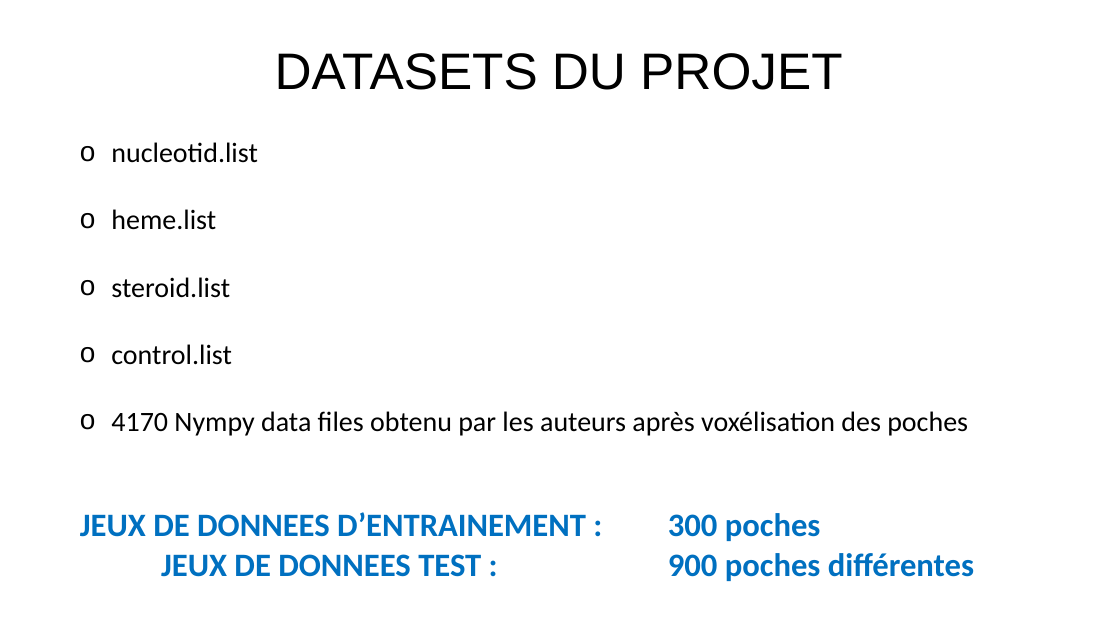
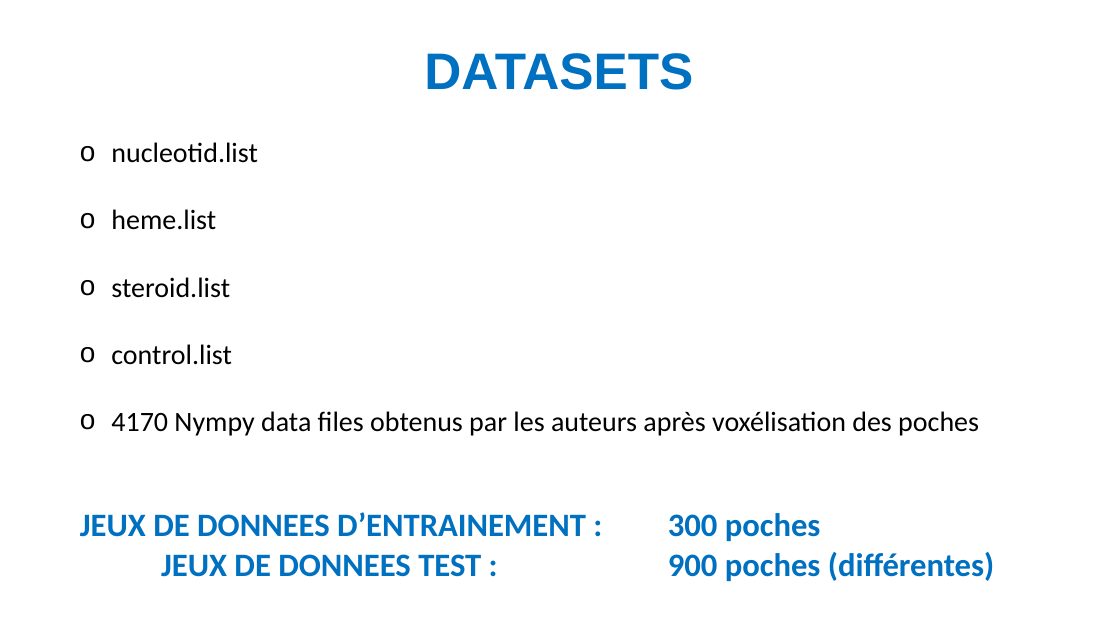
Before and after one commit to juugeebee/Projet_DL_M2, a slide deck: slide 4 of PresentationDL_JGorse.pptx. Drawn at 1120x630 pixels with LibreOffice and Linux fonts; fonts in the diff are those of the drawing. Boxes give left, top, right and bottom in pixels: in the first picture for what was removed or moved away, otherwise in the second. Text is boxed around its words. In the diff, an @@ line names an element or a change of style, - is before the commit and + after.

```diff
--- a/PresentationDL_JGorse.pptx
+++ b/PresentationDL_JGorse.pptx
@@ text at <box>424,53,693,90</box>: text changed; text colour #000000 to #0070C0; bold on @@
-DATASETS DU PROJET
+DATASETS
@@ text at <box>111,411,979,436</box>: text changed @@
-o 4170 Nympy data files obtenu par les auteurs après voxélisation des poches
+o 4170 Nympy data files obtenus par les auteurs après voxélisation des poches
@@ text at <box>161,552,994,581</box>: text changed @@
-JEUX DE DONNEES TEST : 900 poches différentes
+JEUX DE DONNEES TEST : 900 poches (différentes)
```
Also in this commit, not shown: 10 other slides changed.
